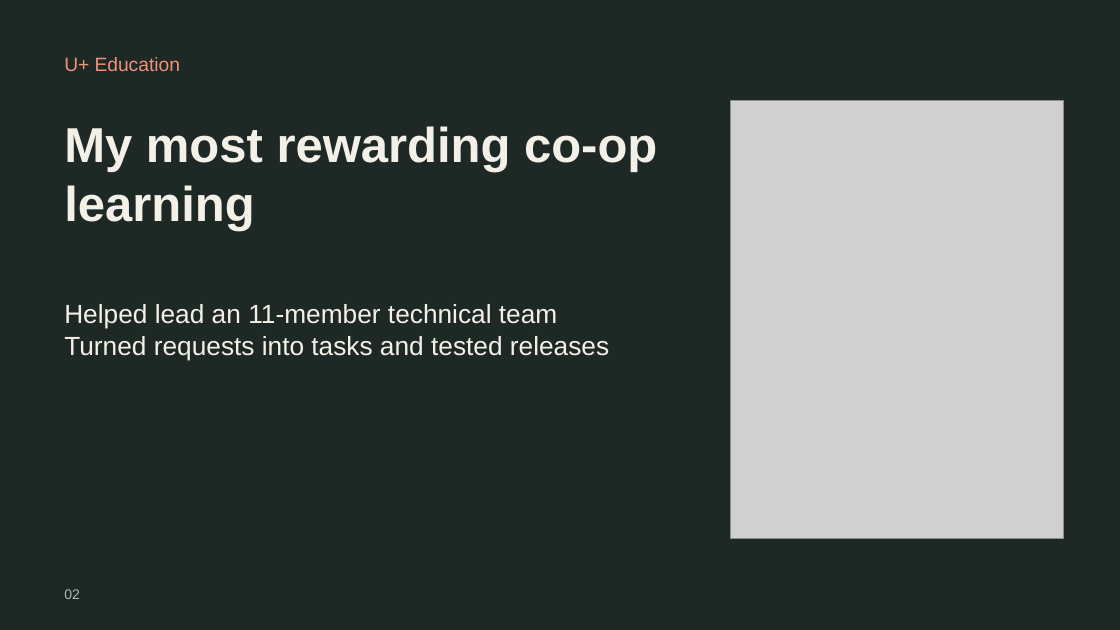
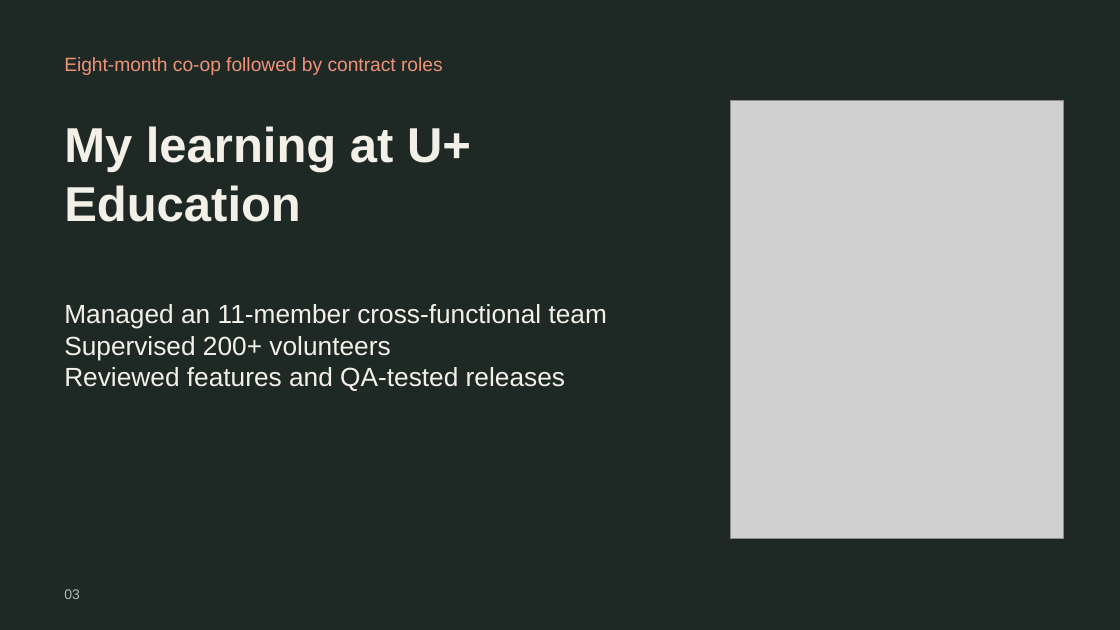
Before and after one commit to mjumair7/UmairJibran-ePortfolio, a slide deck: slide 3 of assets/About-Me.pptx (slide 2 before the commit). Drawn at 1120x630 pixels with LibreOffice and Linux fonts; fonts in the diff are those of the drawing; grey boxes stand for pictures. Boxes give left, top, right and bottom in pixels: in the first picture for what was removed or moved away, otherwise in the second. Text is boxed around its words. In the diff, an @@ line names an element or a change of style, - is before the commit and + after.

```diff
--- a/assets/About-Me.pptx
+++ b/assets/About-Me.pptx
@@ text at bbox=[64, 57, 443, 75]: text changed @@
-U+ Education
+Eight-month co-op followed by contract roles
@@ text at bbox=[64, 126, 471, 222]: text changed @@
-My most rewarding co-op learning
+My learning at U+ Education
@@ text at bbox=[64, 304, 607, 391]: text changed @@
-Helped lead an 11-member technical team
-Turned requests into tasks and tested releases
+Managed an 11-member cross-functional team
+Supervised 200+ volunteers
+Reviewed features and QA-tested releases
@@ text at bbox=[64, 589, 80, 599]: text changed @@
-02
+03
```
Also in this commit, not shown: 2 other slides changed, 4 slides added, 2 slides removed, 2 other files.
